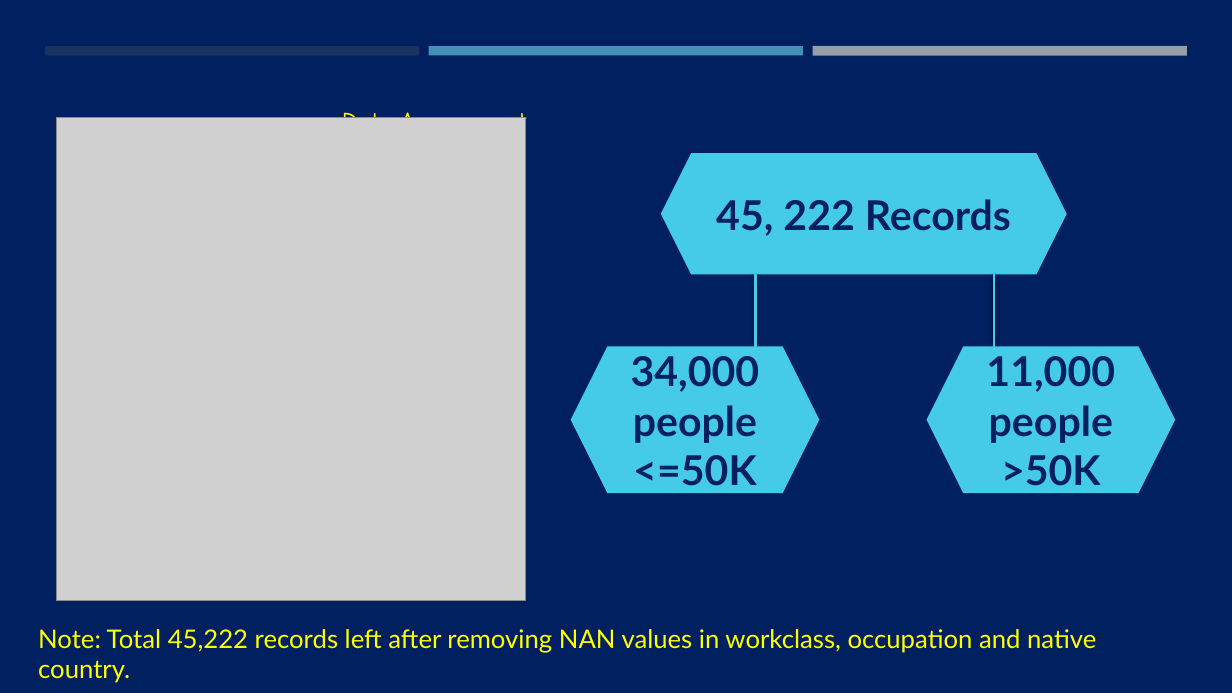
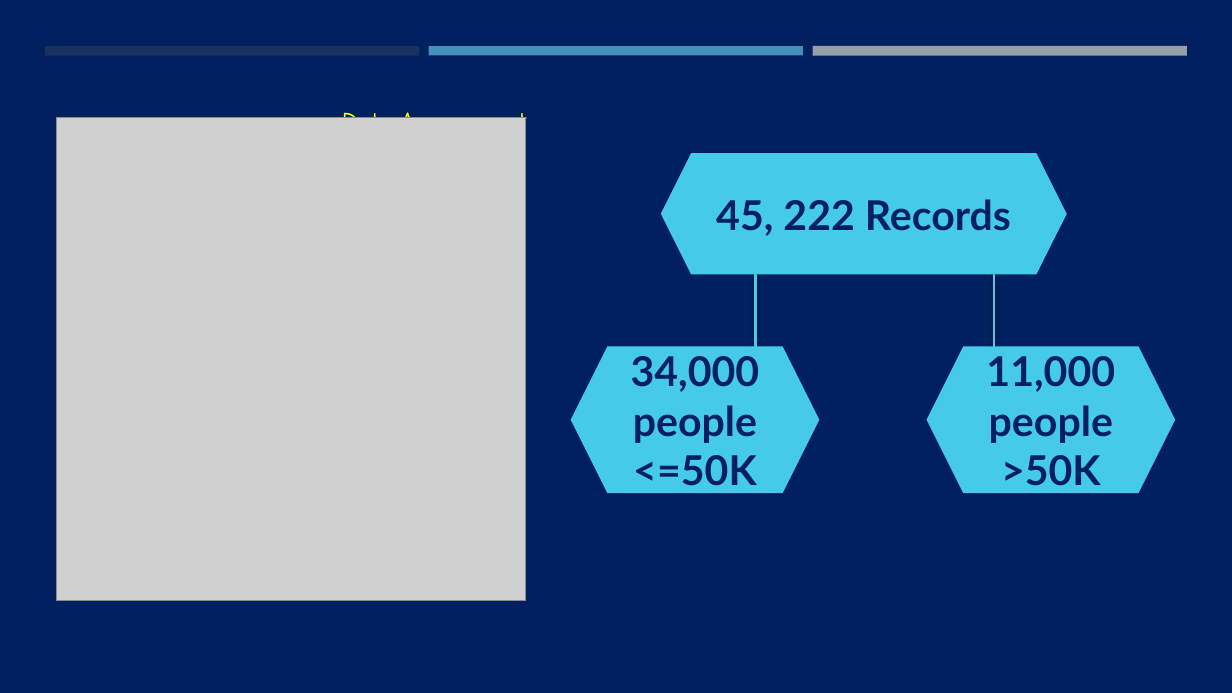
Before and after one commit to PassionateDataScientist/adult_income, a slide deck: slide 6 of Adult income prediction.pptx. Drawn at 1232x693 pixels with LibreOffice and Linux fonts; fonts in the diff are those of the drawing; grey boxes stand for pictures. Boxes give left, top, right and bottom in pixels: in the first picture for what was removed or moved away, otherwise in the second. Text is boxed around its words. In the diff, an @@ line names an element or a change of style, - is before the commit and + after.

```diff
--- a/Adult income prediction.pptx
+++ b/Adult income prediction.pptx
@@ text removed at bbox=[38, 629, 1096, 653] @@
-Note: Total 45,222 records left after removing NAN values in workclass, occupation and native country.
```
Also in this commit, not shown: 1 other slide changed, 7 slides added, 3 slides removed, 2 other files.
